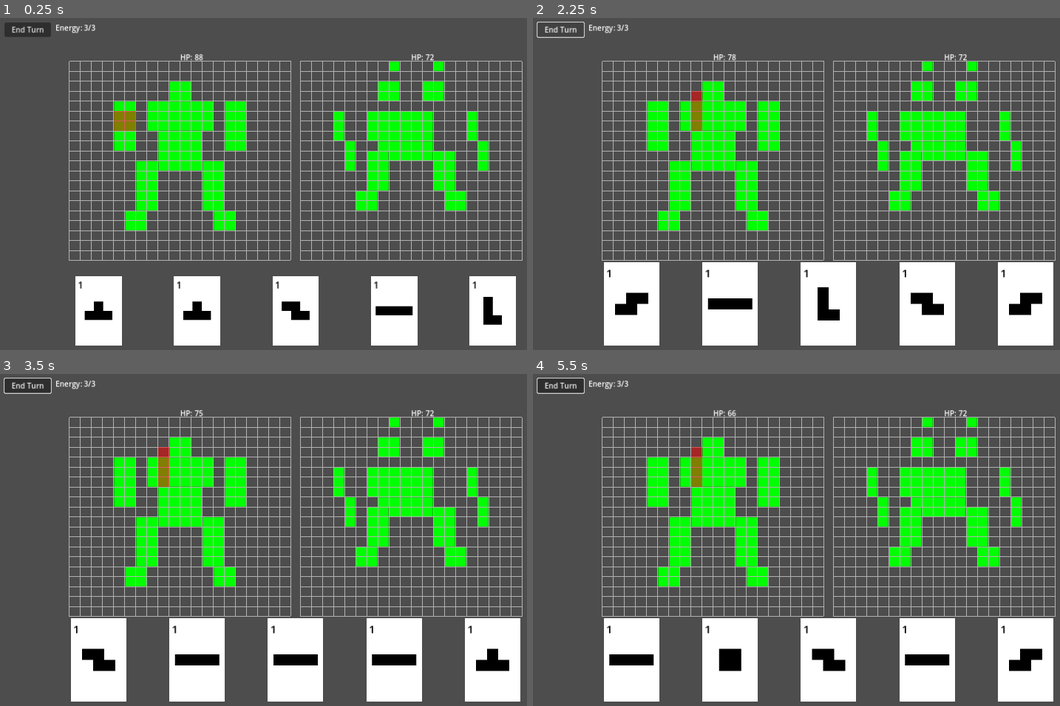
Above: before the commit, frames 1-4 (two rows, left to right).
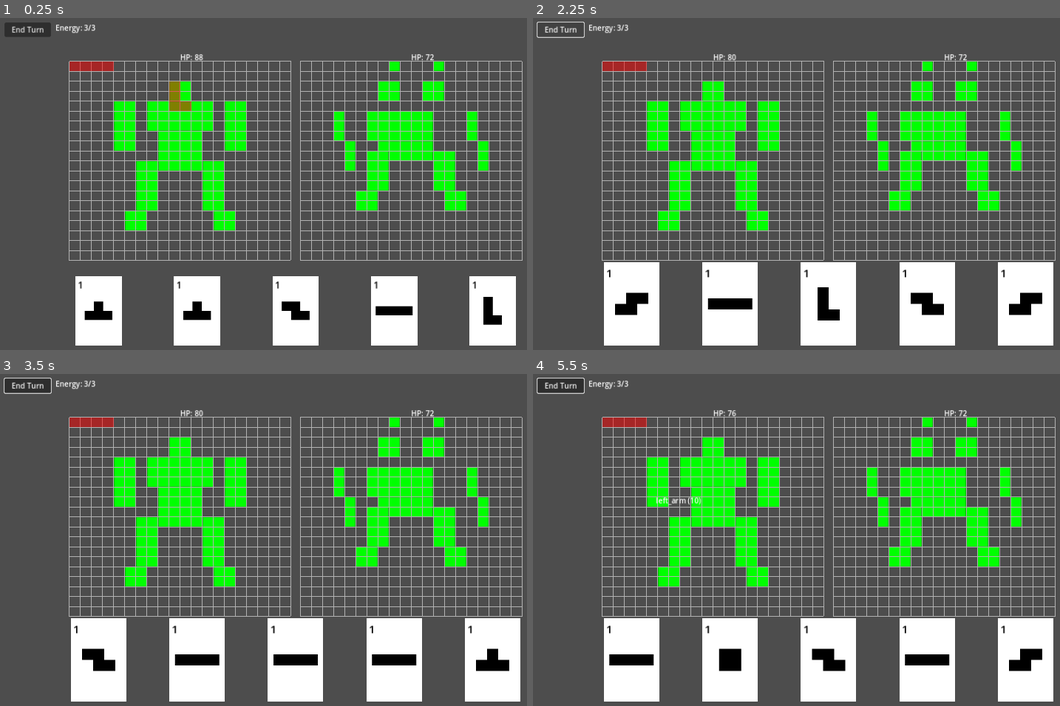
Above: after the commit, the same moments.

Repository: dBinet/SquirrelAttack
Game: Godot game, scene res://scenes/Main.tscn
Two runs of this game, one before a commit and one after it. Both use one fixed random seed, a clock stepped at 60 frames per second and the inputs below.
Inputs (mouse positions are in pixels of both pictures, inside the frame that each line leads up to):
- Up to frame 1 (0.25 s): no input
- Up to frame 2 (2.25 s): click "End Turn" at 0.5 s; click "End Turn" at 1.25 s; click "End Turn" at 2 s
- Up to frame 3 (3.5 s): tap Enter at 2.75 s; move the mouse to (426, 523) at 2.77 s; click (426, 523) at 2.92 s
- Up to frame 4 (5.5 s): tap Space at 3.5, 5 s; drag from (712, 556) to (796, 606) at 3.52 s; tap Enter at 4.25 s; move the mouse to (886, 466) at 4.27 s; click (886, 466) at 4.42 s; drag from (796, 606) to (648, 490) at 5.02 s

The runs differ from the first frame. In frame 1, 0.7% of the frame differs, in the area x 13-37%, y 13-34%; in frame 2, 0.5%; in frame 3, 0.5%; in frame 4, 0.6%.

Commit message:
Update attack system to use shapes

Diff:
--- a/data/attacks.json
+++ b/data/attacks.json
@@ -1,98 +1,17 @@
 {
   "default": {
-    "antennae": [
-        [ [0,0],[1,0],[2,0],[3,0] ],
-        [ [4,5],[5,5],[4,6],[5,6] ],
-        [ [8,3],[8,4],[8,5],[8,6] ],
-        [ [2,10],[3,10],[4,10],[5,10] ],
-        [ [6,15],[6,16],[7,15],[7,16] ],
-        [ [1,18],[2,18],[1,19],[2,19] ],
-        [ [5,2],[6,2],[7,2],[8,2] ],
-        [ [3,8],[4,8],[3,9],[4,9] ],
-        [ [7,12],[7,13],[8,12],[8,13] ],
-        [ [0,14],[1,14],[2,14],[3,14] ]
-    ],
-    "head": [
-        [ [0,0],[1,0],[2,0],[3,0] ],
-        [ [4,5],[5,5],[4,6],[5,6] ],
-        [ [8,3],[8,4],[8,5],[8,6] ],
-        [ [2,10],[3,10],[4,10],[5,10] ],
-        [ [6,15],[6,16],[7,15],[7,16] ],
-        [ [1,18],[2,18],[1,19],[2,19] ],
-        [ [5,2],[6,2],[7,2],[8,2] ],
-        [ [3,8],[4,8],[3,9],[4,9] ],
-        [ [7,12],[7,13],[8,12],[8,13] ],
-        [ [0,14],[1,14],[2,14],[3,14] ]
-    ],
-    "thorax": [
-        [ [0,0],[1,0],[2,0],[3,0] ],
-        [ [4,5],[5,5],[4,6],[5,6] ],
-        [ [8,3],[8,4],[8,5],[8,6] ],
-        [ [2,10],[3,10],[4,10],[5,10] ],
-        [ [6,15],[6,16],[7,15],[7,16] ],
-        [ [1,18],[2,18],[1,19],[2,19] ],
-        [ [5,2],[6,2],[7,2],[8,2] ],
-        [ [3,8],[4,8],[3,9],[4,9] ],
-        [ [7,12],[7,13],[8,12],[8,13] ],
-        [ [0,14],[1,14],[2,14],[3,14] ]
-    ],
-    "left_arms": [
-        [ [0,0],[1,0],[2,0],[3,0] ],
-        [ [4,5],[5,5],[4,6],[5,6] ],
-        [ [8,3],[8,4],[8,5],[8,6] ],
-        [ [2,10],[3,10],[4,10],[5,10] ],
-        [ [6,15],[6,16],[7,15],[7,16] ],
-        [ [1,18],[2,18],[1,19],[2,19] ],
-        [ [5,2],[6,2],[7,2],[8,2] ],
-        [ [3,8],[4,8],[3,9],[4,9] ],
-        [ [7,12],[7,13],[8,12],[8,13] ],
-        [ [0,14],[1,14],[2,14],[3,14] ]
-    ],
-    "right_arms": [
-        [ [0,0],[1,0],[2,0],[3,0] ],
-        [ [4,5],[5,5],[4,6],[5,6] ],
-        [ [8,3],[8,4],[8,5],[8,6] ],
-        [ [2,10],[3,10],[4,10],[5,10] ],
-        [ [6,15],[6,16],[7,15],[7,16] ],
-        [ [1,18],[2,18],[1,19],[2,19] ],
-        [ [5,2],[6,2],[7,2],[8,2] ],
-        [ [3,8],[4,8],[3,9],[4,9] ],
-        [ [7,12],[7,13],[8,12],[8,13] ],
-        [ [0,14],[1,14],[2,14],[3,14] ]
-    ],
-    "left_legs": [
-        [ [0,0],[1,0],[2,0],[3,0] ],
-        [ [4,5],[5,5],[4,6],[5,6] ],
-        [ [8,3],[8,4],[8,5],[8,6] ],
-        [ [2,10],[3,10],[4,10],[5,10] ],
-        [ [6,15],[6,16],[7,15],[7,16] ],
-        [ [1,18],[2,18],[1,19],[2,19] ],
-        [ [5,2],[6,2],[7,2],[8,2] ],
-        [ [3,8],[4,8],[3,9],[4,9] ],
-        [ [7,12],[7,13],[8,12],[8,13] ],
-        [ [0,14],[1,14],[2,14],[3,14] ]
-    ],
-    "right_legs": [
-        [ [0,0],[1,0],[2,0],[3,0] ],
-        [ [4,5],[5,5],[4,6],[5,6] ],
-        [ [8,3],[8,4],[8,5],[8,6] ],
-        [ [2,10],[3,10],[4,10],[5,10] ],
-        [ [6,15],[6,16],[7,15],[7,16] ],
-        [ [1,18],[2,18],[1,19],[2,19] ],
-        [ [5,2],[6,2],[7,2],[8,2] ],
-        [ [3,8],[4,8],[3,9],[4,9] ],
-        [ [7,12],[7,13],[8,12],[8,13] ],
-        [ [0,14],[1,14],[2,14],[3,14] ]
-    ]
+    "antennae": ["I", "L", "T"],
+    "head": ["I", "L", "T"],
+    "thorax": ["I", "L", "T"],
+    "left_arms": ["I", "L", "T"],
+    "right_arms": ["I", "L", "T"],
+    "left_legs": ["I", "L", "T"],
+    "right_legs": ["I", "L", "T"]
   },
   "alien": {
-    "left_arms": [
-        [ [0,0],[1,0],[2,0],[3,0] ]
-    ]
+    "left_arms": ["O", "S"]
   },
   "alien2": {
-    "left_arms": [
-        [ [0,0],[0,1],[0,2],[0,3] ]
-    ]
+    "left_arms": ["Z"]
   }
 }
--- a/scripts/AttackData.gd
+++ b/scripts/AttackData.gd
@@ -4,8 +4,8 @@
 const ATTACKS_FILE := "res://data/attacks.json"
 const DATA_UTILS := preload("res://scripts/DataUtils.gd")
 
-# Stores attack patterns keyed by character name then body part
-# each entry is an array of 4-cell pattern arrays
+# Stores attack shapes keyed by character name then body part
+# each entry is an array of shape name strings
 static var _attacks: Dictionary = {}
 static var _loaded: bool = false
 
@@ -28,38 +28,28 @@
             var char_map: Dictionary = {}
             for part in char_val.keys():
                 var arr: Array = char_val[part]
-                var patterns: Array = []
+                var shapes: Array[String] = []
                 if arr is Array:
-                    for attack in arr:
-                        if attack is Array:
-                            var cells: Array[Vector2i] = []
-                            for c in attack:
-                                if c is Array:
-                                    cells.append(DATA_UTILS.array_to_vector2i(c))
-                            if cells.size() == 4:
-                                patterns.append(cells)
-                char_map[part] = patterns
+                    for s in arr:
+                        if typeof(s) == TYPE_STRING:
+                            shapes.append(String(s))
+                char_map[part] = shapes
             _attacks[char_key] = char_map
         elif char_val is Array:
-            # Support legacy format storing patterns directly under the part name
-            var patterns: Array = []
-            for attack in char_val:
-                if attack is Array:
-                    var cells: Array[Vector2i] = []
-                    for c in attack:
-                        if c is Array:
-                            cells.append(DATA_UTILS.array_to_vector2i(c))
-                    if cells.size() == 4:
-                        patterns.append(cells)
+            # Support legacy format storing shapes directly under the part name
+            var shapes: Array[String] = []
+            for s in char_val:
+                if typeof(s) == TYPE_STRING:
+                    shapes.append(String(s))
             if not _attacks.has("default"):
                 _attacks["default"] = {}
-            _attacks["default"][char_key] = patterns
+            _attacks["default"][char_key] = shapes
 
 static func get_attacks() -> Dictionary:
     _load_data()
     return _attacks.duplicate()
 
-static func get_attacks_for_part(part: String, char_name: String = "") -> Array:
+static func get_shapes_for_part(part: String, char_name: String = "") -> Array:
     _load_data()
     if char_name != "" and _attacks.has(char_name):
         var char_map: Dictionary = _attacks[char_name]
@@ -69,8 +59,8 @@
         return _attacks["default"][part].duplicate()
     return []
 
-static func get_random_attack(part: String, char_name: String = "") -> Array[Vector2i]:
-    var patterns: Array = get_attacks_for_part(part, char_name)
-    if patterns.is_empty():
-        return []
-    return patterns[randi_range(0, patterns.size() - 1)].duplicate()
+static func get_random_shape(part: String, char_name: String = "") -> String:
+    var shapes: Array = get_shapes_for_part(part, char_name)
+    if shapes.is_empty():
+        return ""
+    return shapes[randi_range(0, shapes.size() - 1)]
--- a/scripts/Main.gd
+++ b/scripts/Main.gd
@@ -189,24 +189,35 @@
     var highlight_cells: Array[Vector2i] = []
     for i in range(num_parts):
         var part := living[i]
-        var attacks: Array = ATTACK_DATA.get_attacks_for_part(part, _current_alien_name)
-        if attacks.is_empty():
+        var shapes: Array = ATTACK_DATA.get_shapes_for_part(part, _current_alien_name)
+        if shapes.is_empty():
             continue
-        var best_idx := 0
+        var best_cells: Array[Vector2i] = []
         var best_score := -1
-        for j in range(attacks.size()):
-            var pat: Array[Vector2i] = attacks[j]
-            var score := 0
-            for cell in pat:
-                var center := _grids[_mech_grid_idx].to_global(Vector2((cell.x + 0.5) * Grid.CELL_SIZE, (cell.y + 0.5) * Grid.CELL_SIZE))
-                var gname := CHARACTER_DATA.group_at_point(_current_mech_name, _mech_sprite, center)
-                if gname != "" and CHARACTER_DATA.get_group_health(_current_mech_name, gname) > 0:
-                    score += 1
-            if score > best_score:
-                best_score = score
-                best_idx = j
-        var chosen_attack: Array[Vector2i] = attacks[best_idx]
-        for c in chosen_attack:
+        for s in shapes:
+            if typeof(s) != TYPE_STRING:
+                continue
+            var blocks: Array[Vector2] = ShapeData.get_blocks(String(s))
+            if blocks.is_empty():
+                continue
+            var bounds := _get_shape_bounds(blocks)
+            for x in range(Grid.COLS - int(bounds.size.x) + 1):
+                for y in range(Grid.ROWS - int(bounds.size.y) + 1):
+                    var cells: Array[Vector2i] = []
+                    for b in blocks:
+                        var cx := int(b.x - int(bounds.position.x) + x)
+                        var cy := int(b.y - int(bounds.position.y) + y)
+                        cells.append(Vector2i(cx, cy))
+                    var score := 0
+                    for c in cells:
+                        var center := _grids[_mech_grid_idx].to_global(Vector2((c.x + 0.5) * Grid.CELL_SIZE, (c.y + 0.5) * Grid.CELL_SIZE))
+                        var gname := CHARACTER_DATA.group_at_point(_current_mech_name, _mech_sprite, center)
+                        if gname == part and CHARACTER_DATA.get_group_health(_current_mech_name, gname) > 0:
+                            score += 1
+                    if score > best_score:
+                        best_score = score
+                        best_cells = cells
+        for c in best_cells:
             if not highlight_cells.has(c):
                 highlight_cells.append(c)
 
@@ -344,3 +355,19 @@
     _hover_label.text = group_name + " (" + str(health) + ")"
     _hover_label.position = mouse_pos + Vector2(10, 10)
     _hover_label.visible = true
+
+# Helper used when positioning enemy attack shapes. Returns the bounding
+# rectangle of the given block coordinates.
+func _get_shape_bounds(blocks: Array[Vector2]) -> Rect2:
+    if blocks.is_empty():
+        return Rect2()
+    var min_x := blocks[0].x
+    var max_x := blocks[0].x
+    var min_y := blocks[0].y
+    var max_y := blocks[0].y
+    for b in blocks:
+        min_x = min(min_x, b.x)
+        max_x = max(max_x, b.x)
+        min_y = min(min_y, b.y)
+        max_y = max(max_y, b.y)
+    return Rect2(min_x, min_y, max_x - min_x + 1, max_y - min_y + 1)
Not shown, changed: README.md
